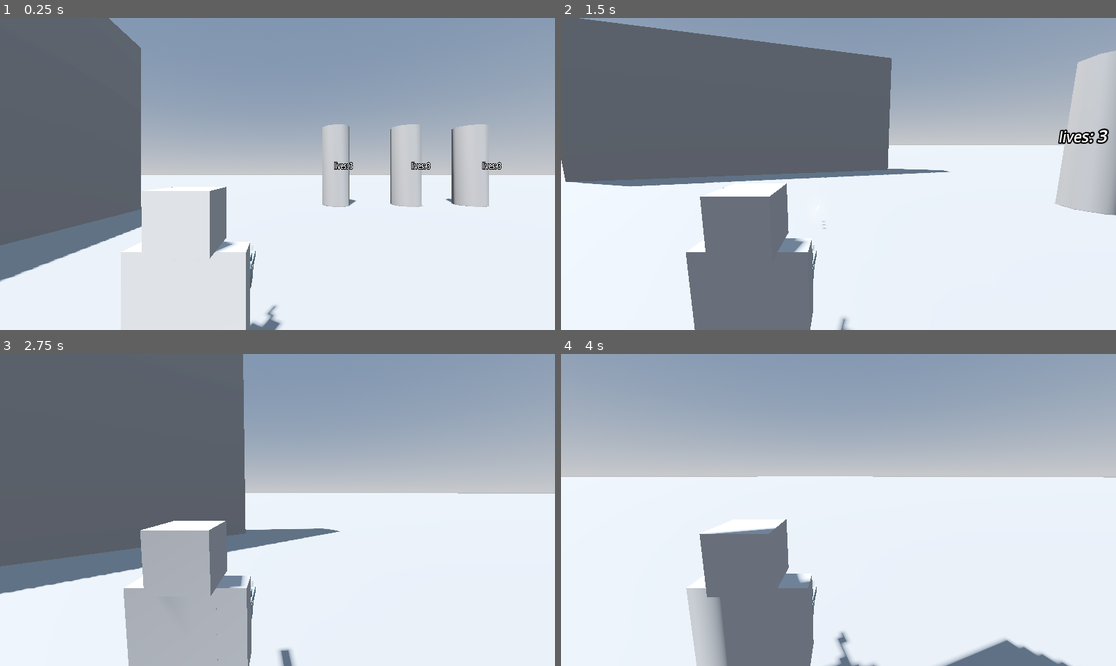
Above: before the commit, frames 1-4 (two rows, left to right).
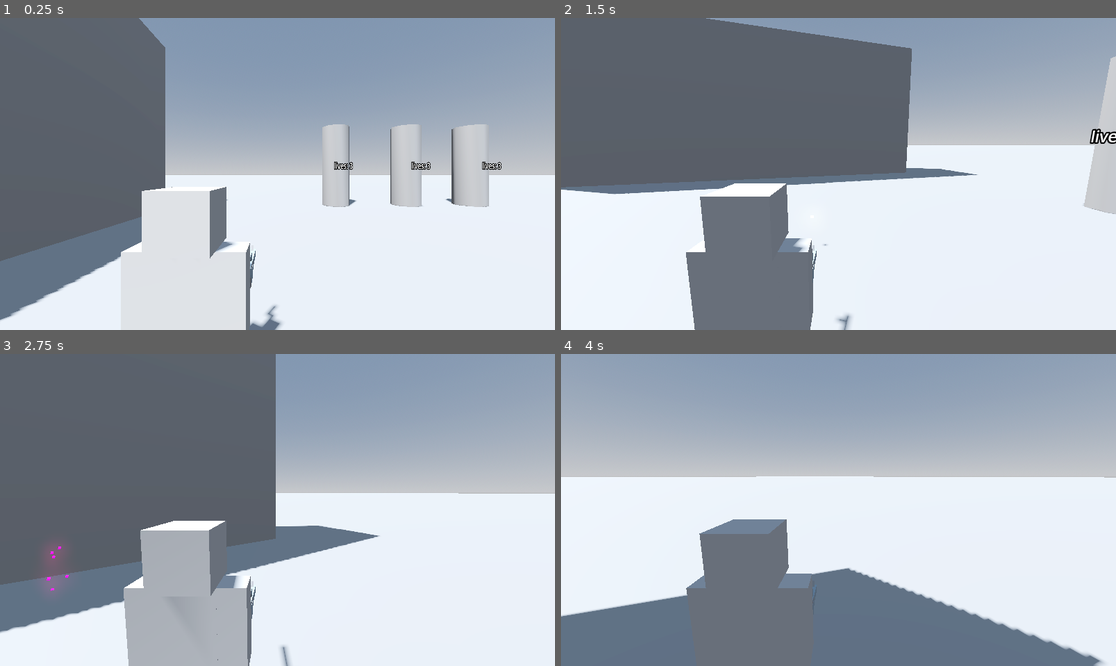
Above: after the commit, the same moments.

Repository: cheskya/ISCS3014-Project5
Game: Godot game, scene res://main.tscn
The game is run twice, just before and just after one commit, with the same random seed, the same clock (stepped at 60 frames per second) and the same inputs.
Inputs (mouse positions are in pixels of both pictures, inside the frame that each line leads up to):
- Up to frame 1 (0.25 s): no input
- Up to frame 2 (1.5 s): tap Enter at 0.5 s; move the mouse to (960, 158) at 0.52 s; press the mouse at (960, 158) at 0.53 s; hold D (move_right) 0.53-1.28 s; move the mouse to (810, 174) at 1.27 s; release the mouse at (810, 174) at 1.28 s; hold W (move_forward) from 1.28 s (still down); tap Space (shoot) at 1.35 s
- Up to frame 3 (2.75 s): keep holding W (move_forward); move the mouse to (288, 503) at 2.02 s; press the mouse at (288, 503) at 2.03 s
- Up to frame 4 (4 s): keep holding W (move_forward); move the mouse to (832, 516) at 2.77 s; release the mouse at (832, 516) at 2.78 s; tap Space (shoot) at 2.85 s; move the mouse to (877, 513) at 3.52 s; press the mouse at (877, 513) at 3.53 s

The runs differ from the first frame. In frame 1, 5.9% of the frame differs, in the area x 0-42%, y 0-98%; in frame 2, 8.7%; in frame 3, 9.3%; in frame 4, 15%, in the area x 0-98%, y 39-100%.

Commit message:
Fixed bullet and added enemy explosion.

Diff:
--- a/bullet.gd
+++ b/bullet.gd
@@ -1,7 +1,8 @@
 extends RigidBody3D
 
-@export var speed = 20.0
+@export var speed = 10.0
 @export var lifetime = 5.0
+@export var collisions = 0
 
 @onready var mesh = $MeshInstance3D
 @onready var ray = $RayCast3D
@@ -17,15 +18,16 @@
 func _process(delta):
 	linear_velocity = velocity
 	if ray.is_colliding():
+		collisions += 1
+		print("Collision Detected: ", collisions)
 		if (ray.get_collider().is_in_group("enemies")):
 			print("enemy")
 		else:
 			print("indestructible")
 		mesh.visible = false
 		particles.emitting = true
-		await get_tree().create_timer(1.0).timeout
+		await get_tree().create_timer(0.5).timeout
 		queue_free()
-
 
 func _on_timer_timeout():
 	queue_free()
--- /dev/null
+++ b/enemy.gd
@@ -0,0 +1 @@
+extends Node3D
--- a/main.tscn
+++ b/main.tscn
@@ -48,7 +48,7 @@
 collision_layer = 18
 
 [node name="Wall" type="CSGBox3D" parent="Indestructibles"]
-transform = Transform3D(1, 0, 0, 0, 5.32, 0, 0, 0, 14.62, 10.2749, 4.2356, 0.238056)
+transform = Transform3D(3.35366, 0, 0, 0, 5.32, 0, 0, 0, 14.62, 10.2749, 4.2356, 0.238056)
 use_collision = true
 size = Vector3(1, 1.7085, 1.24023)
 
--- a/project.godot
+++ b/project.godot
@@ -59,3 +59,7 @@
 3d_physics/layer_3="Bullet"
 3d_physics/layer_4="Enemy"
 3d_physics/layer_5="Object"
+
+[physics]
+
+common/max_physics_steps_per_frame=10
--- a/scenes/enemy/enemy.gd
+++ b/scenes/enemy/enemy.gd
@@ -4,6 +4,7 @@
 signal enemy_killed(enemy)
 
 @onready var label = $Label3D
+var explosion_scene = preload("res://scenes/explosion.tscn")
 
 # Called when the node enters the scene tree for the first time.
 func _ready() -> void:
@@ -19,4 +20,9 @@
 	lives -= 1
 	label.text = "lives: " + str(lives)
 	if (lives <= 0):
+		var explosion = explosion_scene.instantiate()
+		get_parent().add_child(explosion)
+		explosion.global_transform.origin = global_transform.origin
+
 		enemy_killed.emit(self)
+		queue_free()
--- /dev/null
+++ b/scenes/enemy_1.tscn
@@ -0,0 +1,39 @@
+[gd_scene load_steps=6 format=3 uid="uid://b15li3haxd8ex"]
+
+[ext_resource type="Script" path="res://enemy.gd" id="1_4bkl2"]
+
+[sub_resource type="BoxShape3D" id="BoxShape3D_pibsw"]
+
+[sub_resource type="ParticleProcessMaterial" id="ParticleProcessMaterial_lpt5m"]
+angle_min = 1.07288e-05
+angle_max = 523.6
+initial_velocity_min = 3.0
+initial_velocity_max = 5.0
+
+[sub_resource type="StandardMaterial3D" id="StandardMaterial3D_8j2uh"]
+albedo_color = Color(0.813891, 0.383769, 0.414354, 1)
+emission_enabled = true
+emission = Color(0.611605, 0.264159, 0.18581, 1)
+emission_energy_multiplier = 8.57
+
+[sub_resource type="BoxMesh" id="BoxMesh_h6raj"]
+material = SubResource("StandardMaterial3D_8j2uh")
+size = Vector3(0.5, 0.5, 0.5)
+
+[node name="Enemy1" type="Node3D"]
+script = ExtResource("1_4bkl2")
+
+[node name="CSGBox3D" type="CSGBox3D" parent="."]
+transform = Transform3D(1, 0, 0, 0, 1, 0, 0, 0, 1, 0.0616556, 0.547919, -0.0624768)
+
+[node name="CollisionShape3D" type="CollisionShape3D" parent="CSGBox3D"]
+transform = Transform3D(1, 0, 0, 0, 1, 0, 0, 0, 1, 0.0216094, 0.00669563, -0.0221938)
+shape = SubResource("BoxShape3D_pibsw")
+
+[node name="GPUParticles3D" type="GPUParticles3D" parent="CSGBox3D"]
+transform = Transform3D(3.26076, 0, 0, 0, 1.42303, 0, 0, 0, 2.84506, 0.67465, 0.0867592, 0)
+emitting = false
+one_shot = true
+explosiveness = 1.0
+process_material = SubResource("ParticleProcessMaterial_lpt5m")
+draw_pass_1 = SubResource("BoxMesh_h6raj")
--- /dev/null
+++ b/scenes/explosion.tscn
@@ -0,0 +1,26 @@
+[gd_scene load_steps=4 format=3 uid="uid://bwn8wrj5iymdu"]
+
+[sub_resource type="ParticleProcessMaterial" id="ParticleProcessMaterial_y5lqw"]
+angle_min = 1.07288e-05
+angle_max = 720.0
+direction = Vector3(0, 0, 1)
+spread = 180.0
+initial_velocity_min = 3.0
+initial_velocity_max = 20.0
+
+[sub_resource type="StandardMaterial3D" id="StandardMaterial3D_n768j"]
+albedo_color = Color(0.482323, 0.498639, 0.508709, 1)
+emission_enabled = true
+emission = Color(0.168935, 0.176222, 0.196499, 1)
+emission_energy_multiplier = 4.6
+
+[sub_resource type="BoxMesh" id="BoxMesh_qyvmf"]
+material = SubResource("StandardMaterial3D_n768j")
+size = Vector3(0.5, 0.5, 0.5)
+
+[node name="GPUParticles3D" type="GPUParticles3D"]
+amount = 25
+speed_scale = 1.82
+explosiveness = 1.0
+process_material = SubResource("ParticleProcessMaterial_y5lqw")
+draw_pass_1 = SubResource("BoxMesh_qyvmf")
--- a/scenes/player/bullet.tscn
+++ b/scenes/player/bullet.tscn
@@ -17,9 +17,9 @@
 initial_velocity_max = 5.0
 
 [sub_resource type="StandardMaterial3D" id="StandardMaterial3D_t30th"]
-albedo_color = Color(0.988596, 0.958258, 0.864694, 1)
+albedo_color = Color(0.993971, 0.257631, 0.641562, 1)
 emission_enabled = true
-emission = Color(0.841371, 0.730546, 0.00898197, 1)
+emission = Color(0.956538, 0, 0.182409, 1)
 emission_energy_multiplier = 8.0
 
 [sub_resource type="BoxMesh" id="BoxMesh_ax7xd"]
@@ -29,29 +29,31 @@
 [node name="Bullet" type="RigidBody3D"]
 collision_layer = 4
 collision_mask = 26
+continuous_cd = true
 script = ExtResource("1_b6w8w")
 
 [node name="MeshInstance3D" type="MeshInstance3D" parent="."]
-transform = Transform3D(0.02, 0, 0, 0, -0.00326371, 0.0299994, 0, -0.499989, -0.000195823, -0.0020827, 0, 0.000297904)
+transform = Transform3D(0.05, 0, 0, 0, -0.000326371, 0.0499989, 0, -0.0499989, -0.000326371, -0.0020827, 0, 0.000297904)
 custom_aabb = AABB(0, 0, 0, 0.05, 0.05, 0)
 mesh = SubResource("BoxMesh_n3m2u")
 surface_material_override/0 = SubResource("StandardMaterial3D_1es14")
 
 [node name="RayCast3D" type="RayCast3D" parent="."]
-transform = Transform3D(0.06, 0, 0, 0, -0.05, -1.90255e-08, 0, 7.54979e-09, -0.126, -0.00279381, -0.00106352, 0.115784)
-target_position = Vector3(0, 0, 1)
+transform = Transform3D(-0.0601739, -5.90319e-11, 0.00034047, -1.3358e-17, -0.05, -6.57495e-09, 0.000470515, -7.54956e-09, 0.0435425, 0.00046158, -0.00106352, -0.0308638)
+target_position = Vector3(0, 0, -1)
 collision_mask = 10
 
 [node name="CollisionShape3D" type="CollisionShape3D" parent="."]
-transform = Transform3D(0.034, 0, 0, 0, 0.05, 0, 0, 0, 0.669, 0, 0, 0.000548601)
+transform = Transform3D(0.05, 0, 0, 0, 0.05, 0, 0, 0, 0.05, 0, 0, 0.000548601)
 shape = SubResource("BoxShape3D_n6r41")
 
 [node name="GPUParticles3D" type="GPUParticles3D" parent="."]
-transform = Transform3D(1, 0, 0, 0, 1, 0, 0, 0, 1, 0.00451016, 0.0176702, -0.433911)
-visible = false
+transform = Transform3D(1, 0, 0, 0, 1, 0, 0, 0, 1, -0.0174986, 0.00500541, -0.0374089)
 emitting = false
+lifetime = 0.5
 one_shot = true
 explosiveness = 1.0
+fixed_fps = 10
 fract_delta = false
 process_material = SubResource("ParticleProcessMaterial_1ixsa")
 draw_pass_1 = SubResource("BoxMesh_ax7xd")
Binary file added: addons/CrosshairImage-removebg-preview.png
Not shown, added: addons/CrosshairImage-removebg-preview.png.import
Not shown, changed: .DS_Store
Not shown, added: scenes/.DS_Store
